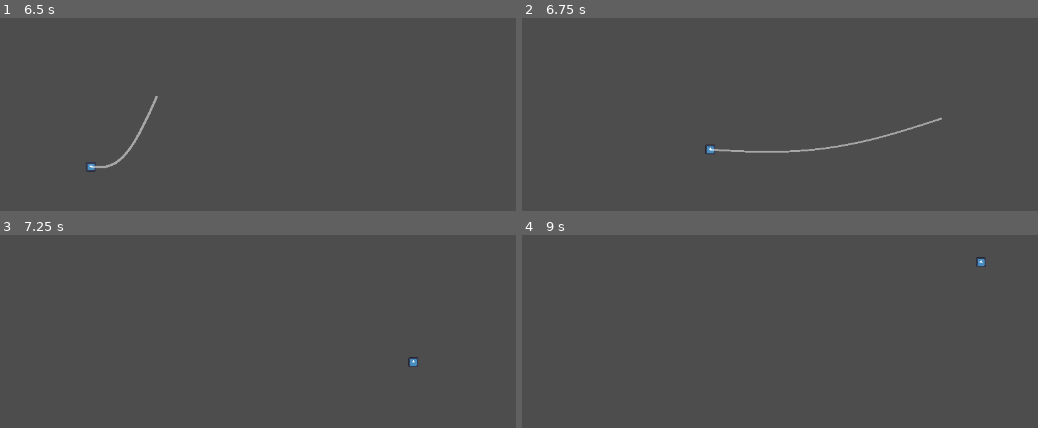
Above: before the commit, frames 1-4 (two rows, left to right).
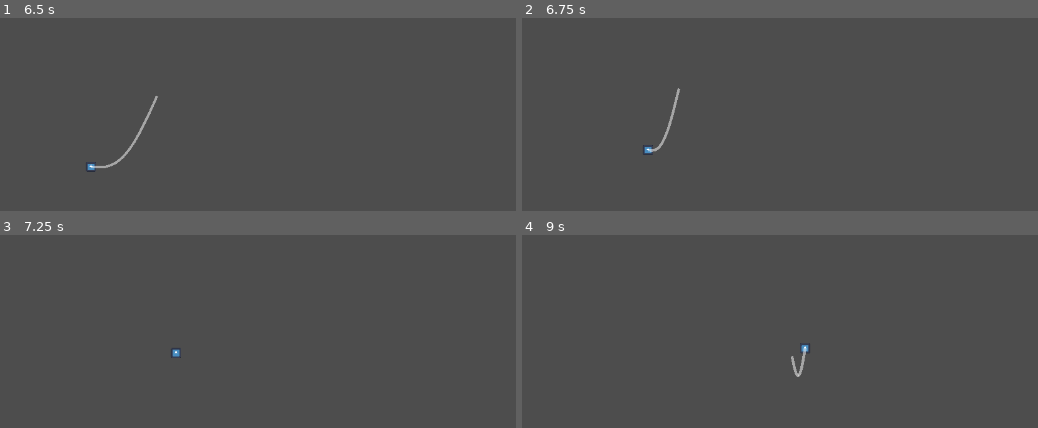
Above: after the commit, the same moments.

Repository: Pluspolar/Game-Jam-Group-3
Game: Godot game, scene res://Scenes/main.tscn
Two runs of this game, one before a commit and one after it. Both use one fixed random seed, a clock stepped at 60 frames per second and the inputs below. The engine's default icon, where the game draws it, is replaced by a stand-in: a white triangle on a blue panel in a dark square.
Inputs (mouse positions are in pixels of both pictures, inside the frame that each line leads up to):
- Up to frame 1 (6.5 s): tap Enter at 0.5, 3.5 s; move the mouse to (outside the picture) at 0.52 s; press the mouse at (outside the picture) at 0.53 s; hold D (right) 0.53-2.03 s; tap Space (jump) at 0.77, 1.25, 1.52, 3.02, 3.77, 4.52, 5, 6.02 s; move the mouse to (118, 164) at 1.27 s; release the mouse at (118, 164) at 1.28 s; tap W (climb) at 1.35, 5.85 s; click (118, 164) at 1.55 s; move the mouse to (356, 43) at 2.02 s; press the mouse at (356, 43) at 2.03 s; hold A (left) 2.03-2.78 s; move the mouse to (outside the picture) at 2.77 s; release the mouse at (outside the picture) at 2.78 s; hold D (right) 2.78-4.28 s; click (outside the picture) at 2.85 s; move the mouse to (outside the picture) at 3.52 s; hold W (climb) 3.53-4.28 s; click (outside the picture) at 3.8 s; move the mouse to (36, 73) at 4.27 s; hold A (left) 4.28-5.03 s; click (36, 73) at 4.35 s; move the mouse to (314, 141) at 5.02 s; press the mouse at (314, 141) at 5.03 s; hold D (right) 5.03-5.78 s; move the mouse to (154, 29) at 5.77 s; release the mouse at (154, 29) at 5.78 s; hold A (left) from 5.78 s (still down); click (154, 29) at 6.05 s
- Up to frame 2 (6.75 s): keep holding A (left); move the mouse to (976, 120) at 6.52 s; press the mouse at (976, 120) at 6.53 s
- Up to frame 3 (7.25 s): keep holding A (left); tap Space (jump) at 6.77 s
- Up to frame 4 (9 s): tap Enter at 7.25 s; move the mouse to (640, 381) at 7.27 s; release A (left) at 7.28 s; release the mouse at (640, 381) at 7.28 s; hold D (right) from 7.28 s (still down); click (640, 381) at 7.35 s; tap Space (jump) at 7.52, 8 s; move the mouse to (878, 260) at 8.02 s; hold W (climb) 8.03-8.78 s; click (878, 260) at 8.3 s; move the mouse to (outside the picture) at 8.77 s; click (outside the picture) at 8.85 s

Frame 1 is identical in both runs. In frame 2, 0.8% of the frame differs, in the area x 23-82%, y 36-71%; in frame 3, 0.1%; in frame 4, 0.3%.

Commit message:
Player's range of motion and its bugs
so when i tried to a limit to the range of motion, i had to make it so there are 2 rays that has its own property. One ray has the property to detect solids whilst the other one has the property to detect silky walls. I also add particles when you hit solids beyond a certain amount of velocity. The particles are kinda janky rn, they need like a 2 second cooldown before they can emit again (because the lifetime of the particles is 2 seconds).

Diff:
--- a/game-jam/Scenes/main.gd
+++ b/game-jam/Scenes/main.gd
@@ -3,7 +3,8 @@
 
 @onready var player := $Player
 @onready var cam := $Cam
-@onready var raycast := $RayCast
+@onready var raycast_wall := $RayCast_wall
+@onready var raycast_silky := $RayCast_silky
 @export var string_amount : float = 40 #Use Even Number
 @export var stretchiness : float = 400
 @export var x_stretch : float = 0.75  #it's better to be between 0-1, it streches more based on the x axis
@@ -11,6 +12,7 @@
 @export var vel_y_air_resist : float = 0.98 #to get the value
 @export var speed_limit: float = 10000
 @export var string_power: float = 1.5
+@export var player_range: float = 400.0
 
 var last_raycast_point : Vector2 = Vector2(0,0)
 var global_mouse_pos : Vector2
@@ -74,16 +76,22 @@
 	if cam_interpolation < 1: cam.position.y += (player_velocity_limit - cam.position.y) * cam_interpolation / delta * delta
 	else: cam.position.y = player_velocity_limit
 
-	raycast.global_position = player.global_position
-	raycast.target_position = global_mouse_pos - player.global_position
+	raycast_wall.global_position = player.global_position
+	raycast_wall.target_position = global_mouse_pos - raycast_wall.global_position
+	var dis_raycast_target = raycast_wall.global_position.distance_to(global_mouse_pos)
+	if dis_raycast_target > player_range:
+		raycast_wall.target_position = raycast_wall.global_position.direction_to(global_mouse_pos) * player_range
+
+	raycast_silky.global_position = raycast_wall.global_position
+	raycast_silky.target_position = raycast_wall.target_position
 	#print(raycast.get_collision_point())
-
 
 func _unhandled_input(event: InputEvent) -> void:
 	if event.is_action_pressed("shoot"):
-		if raycast.is_colliding():
-			Global.string_target = raycast.get_collision_point()
-			Global.is_swinging = true
-		elif $Silky_wall.mouse_entered:
-			Global.string_target = global_mouse_pos
-			Global.is_swinging = true
+		if raycast_wall.is_colliding() or raycast_silky.is_colliding():
+			if str(raycast_wall.get_collider()).containsn("wall"):
+				Global.string_target = raycast_wall.get_collision_point()
+				Global.is_swinging = true
+			elif str(raycast_silky.get_collider()).containsn("silky_wall") and $Silky_wall.mouse_entered:
+				Global.string_target = raycast_silky.target_position + raycast_silky.global_position
+				Global.is_swinging = true
--- a/game-jam/Scenes/main.tscn
+++ b/game-jam/Scenes/main.tscn
@@ -23,33 +23,40 @@
 [node name="Cam" type="Camera2D" parent="." unique_id=1260990897]
 position = Vector2(640, 360)
 
-[node name="StaticBody2D" type="StaticBody2D" parent="Cam" unique_id=381503685]
+[node name="wall" type="StaticBody2D" parent="Cam" unique_id=381503685]
 position = Vector2(-640, -360)
 collision_layer = 2
 
-[node name="CollisionShape2D" type="CollisionShape2D" parent="Cam/StaticBody2D" unique_id=344616767]
+[node name="CollisionShape2D" type="CollisionShape2D" parent="Cam/wall" unique_id=344616767]
 position = Vector2(53, 367)
 shape = SubResource("RectangleShape2D_8gbba")
 debug_color = Color(0.9775489, 0, 0.4069383, 0.41960785)
 
-[node name="CollisionShape2D2" type="CollisionShape2D" parent="Cam/StaticBody2D" unique_id=1038984307]
+[node name="CollisionShape2D2" type="CollisionShape2D" parent="Cam/wall" unique_id=1038984307]
 position = Vector2(1222, 364)
 shape = SubResource("RectangleShape2D_8gbba")
 debug_color = Color(0.9775489, 0, 0.4069383, 0.41960785)
 
-[node name="CollisionShape2D3" type="CollisionShape2D" parent="Cam/StaticBody2D" unique_id=1553283514]
+[node name="CollisionShape2D3" type="CollisionShape2D" parent="Cam/wall" unique_id=1553283514]
 position = Vector2(630.125, 927.25)
 shape = SubResource("RectangleShape2D_jjvhh")
 debug_color = Color(0.9764706, 0, 0.40784314, 0.41960785)
 
-[node name="CollisionShape2D4" type="CollisionShape2D" parent="Cam/StaticBody2D" unique_id=1714172986]
+[node name="CollisionShape2D4" type="CollisionShape2D" parent="Cam/wall" unique_id=1714172986]
 position = Vector2(636, -181)
 shape = SubResource("RectangleShape2D_jjvhh")
 debug_color = Color(0.9764706, 0, 0.40784314, 0.41960785)
 
-[node name="RayCast" type="RayCast2D" parent="." unique_id=259199551]
-visible = false
+[node name="RayCast_wall" type="RayCast2D" parent="." unique_id=259199551]
 target_position = Vector2(0, 0)
 collision_mask = 2
+hit_from_inside = true
+
+[node name="RayCast_silky" type="RayCast2D" parent="." unique_id=351340736]
+target_position = Vector2(0, 0)
+collision_mask = 4
+hit_from_inside = true
+collide_with_areas = true
+collide_with_bodies = false
 
 [node name="Silky_wall" parent="." unique_id=1590487600 instance=ExtResource("4_jjvhh")]
--- a/game-jam/Scenes/silky_wall.gd
+++ b/game-jam/Scenes/silky_wall.gd
@@ -2,9 +2,8 @@
 
 var mouse_entered : bool = false
 
-func _on_area_2d_mouse_entered() -> void:
+func _on_silky_wall_mouse_entered() -> void:
 	mouse_entered = true
 
-
-func _on_area_2d_mouse_exited() -> void:
+func _on_silky_wall_mouse_exited() -> void:
 	mouse_entered = false
--- a/game-jam/Scenes/silky_wall.tscn
+++ b/game-jam/Scenes/silky_wall.tscn
@@ -8,17 +8,18 @@
 [node name="Silky_wall" type="Node2D" unique_id=1590487600]
 script = ExtResource("1_nuyfb")
 
-[node name="Area2D" type="Area2D" parent="." unique_id=1241750640]
+[node name="silky_wall" type="Area2D" parent="." unique_id=1241750640]
+collision_layer = 5
 
-[node name="CollisionShape2D" type="CollisionShape2D" parent="Area2D" unique_id=63619849]
+[node name="CollisionShape2D" type="CollisionShape2D" parent="silky_wall" unique_id=63619849]
 position = Vector2(356, 224)
 shape = SubResource("RectangleShape2D_ejt2b")
 debug_color = Color(0.55757344, 0.5340342, 0.48370427, 0.41960785)
 
-[node name="CollisionShape2D2" type="CollisionShape2D" parent="Area2D" unique_id=2097048960]
+[node name="CollisionShape2D2" type="CollisionShape2D" parent="silky_wall" unique_id=2097048960]
 position = Vector2(963.375, 429)
 shape = SubResource("RectangleShape2D_ejt2b")
 debug_color = Color(0.55757344, 0.5340342, 0.48370427, 0.41960785)
 
-[connection signal="mouse_entered" from="Area2D" to="." method="_on_area_2d_mouse_entered"]
-[connection signal="mouse_exited" from="Area2D" to="." method="_on_area_2d_mouse_exited"]
+[connection signal="mouse_entered" from="silky_wall" to="." method="_on_silky_wall_mouse_entered"]
+[connection signal="mouse_exited" from="silky_wall" to="." method="_on_silky_wall_mouse_exited"]
--- a/game-jam/Scenes/walls.tscn
+++ b/game-jam/Scenes/walls.tscn
@@ -11,23 +11,23 @@
 
 [node name="walls" type="Node2D" unique_id=1711967700]
 
-[node name="StaticBody2D" type="StaticBody2D" parent="." unique_id=1450740496]
+[node name="walls" type="StaticBody2D" parent="." unique_id=1450740496]
 collision_layer = 2
 
-[node name="CollisionShape2D" type="CollisionShape2D" parent="StaticBody2D" unique_id=177588032]
+[node name="CollisionShape2D" type="CollisionShape2D" parent="walls" unique_id=177588032]
 position = Vector2(251.25, 519)
 shape = SubResource("RectangleShape2D_kjpe2")
 
-[node name="CollisionShape2D2" type="CollisionShape2D" parent="StaticBody2D" unique_id=1872085227]
+[node name="CollisionShape2D2" type="CollisionShape2D" parent="walls" unique_id=1872085227]
 position = Vector2(1076, 288)
 shape = SubResource("RectangleShape2D_2bj67")
 
-[node name="CollisionShape2D3" type="CollisionShape2D" parent="StaticBody2D" unique_id=1714195076]
+[node name="CollisionShape2D3" type="CollisionShape2D" parent="walls" unique_id=1714195076]
 position = Vector2(567, 89)
 shape = SubResource("RectangleShape2D_cxhnf")
 
-[node name="CollisionPolygon2D" type="CollisionPolygon2D" parent="StaticBody2D" unique_id=1798771787]
+[node name="CollisionPolygon2D" type="CollisionPolygon2D" parent="walls" unique_id=1798771787]
 polygon = PackedVector2Array(81, 298, 204, 440, 18, 443, 20, 44)
 
-[node name="CollisionPolygon2D2" type="CollisionPolygon2D" parent="StaticBody2D" unique_id=174035049]
+[node name="CollisionPolygon2D2" type="CollisionPolygon2D" parent="walls" unique_id=174035049]
 polygon = PackedVector2Array(369, 568, 652, 512, 654, 568)
